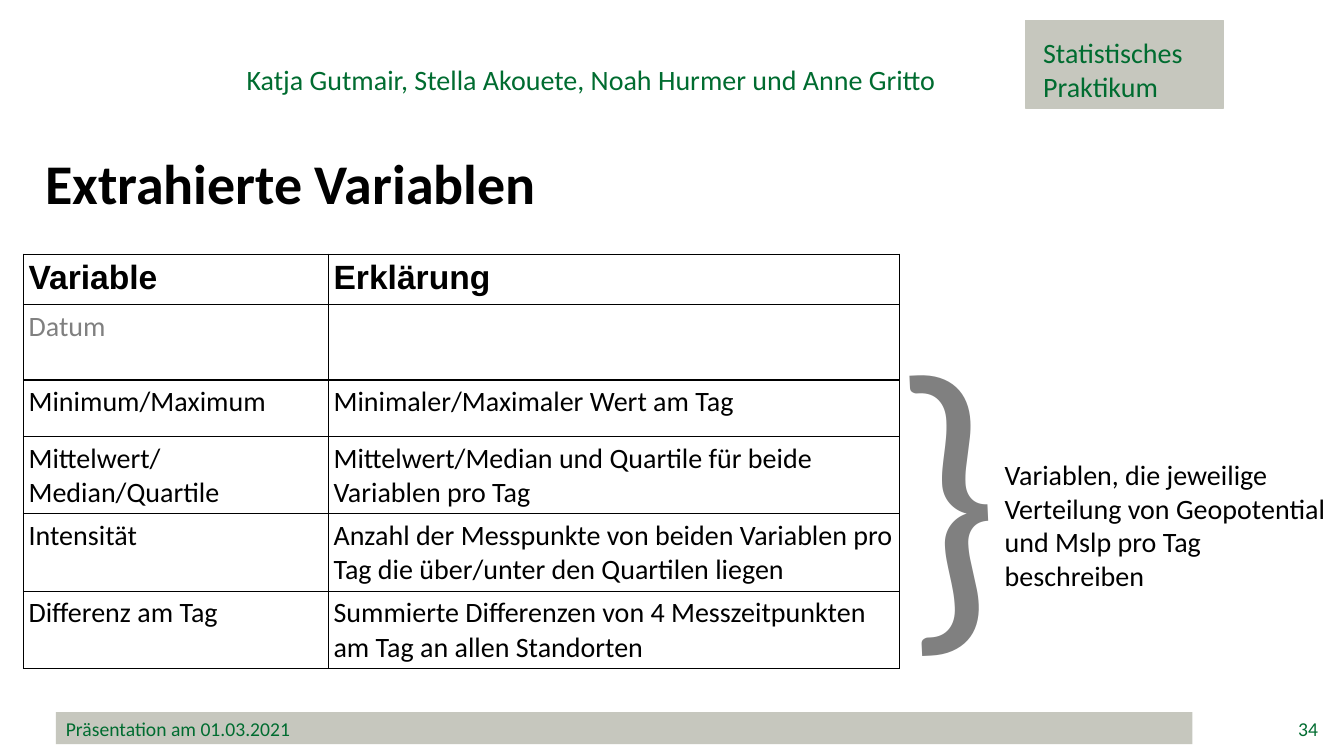
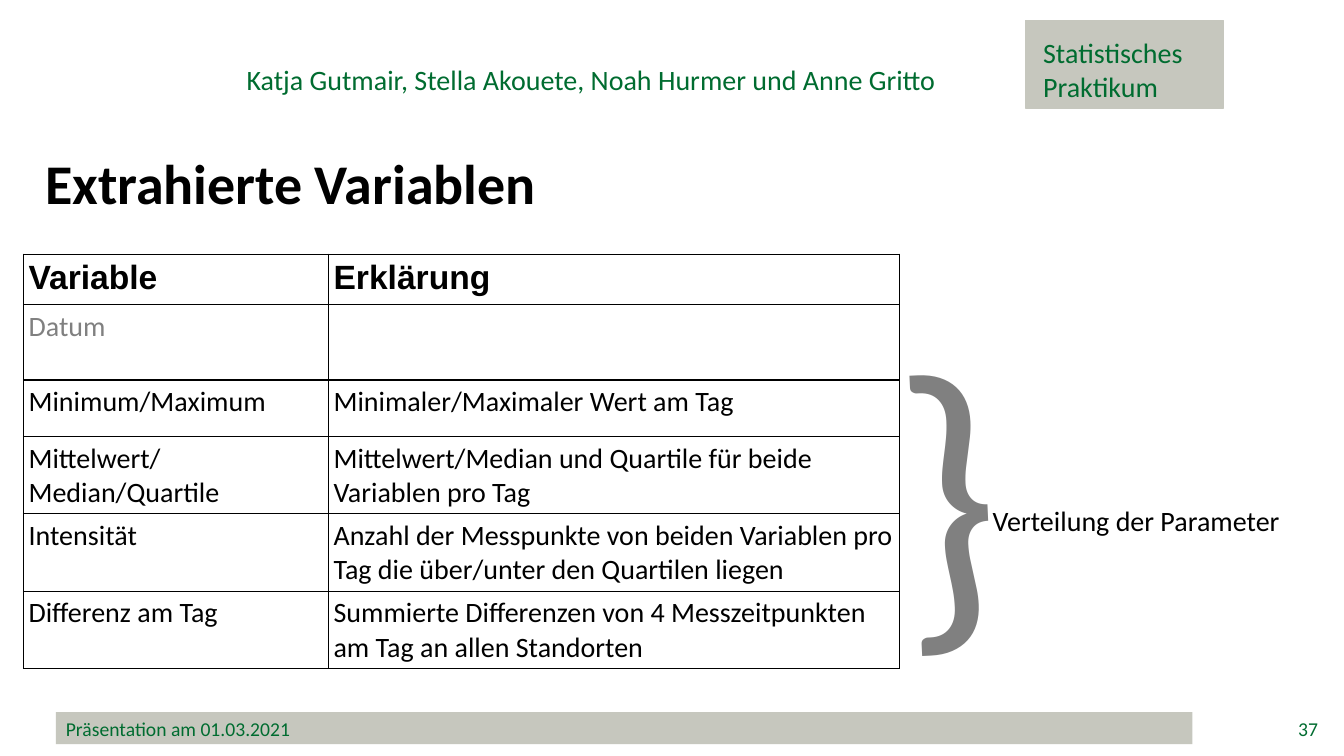
Before and after one commit to minimops/weatherFrog, a slide deck: slide 37 of documentation/ppt/Präsentation.pptx (slide 34 before the commit). Drawn at 1344x756 pixels with LibreOffice and Linux fonts; fonts in the diff are those of the drawing; background and template pictures are left out. Boxes give left, top, right and bottom in pixels: in the first picture for what was removed or moved away, otherwise in the second. Text is boxed around its words. In the diff, an @@ line names an element or a change of style, - is before the commit and + after.

```diff
--- a/documentation/ppt/Präsentation.pptx
+++ b/documentation/ppt/Präsentation.pptx
@@ text at (x1=993, y1=511, x2=1279, y2=536): text changed @@
-Variablen, die jeweilige
-Verteilung von Geopotential
-und Mslp pro Tag
-beschreiben
+Verteilung der Parameter
@@ page number at (x1=1298, y1=723, x2=1318, y2=736): text changed @@
-34
+37
```
Also in this commit, not shown: 23 other slides changed, 9 slides added.
